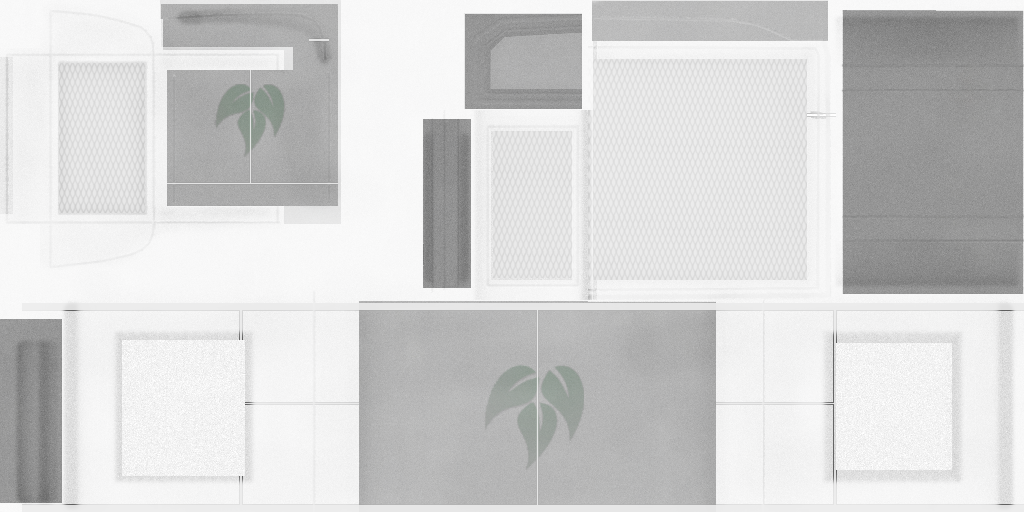
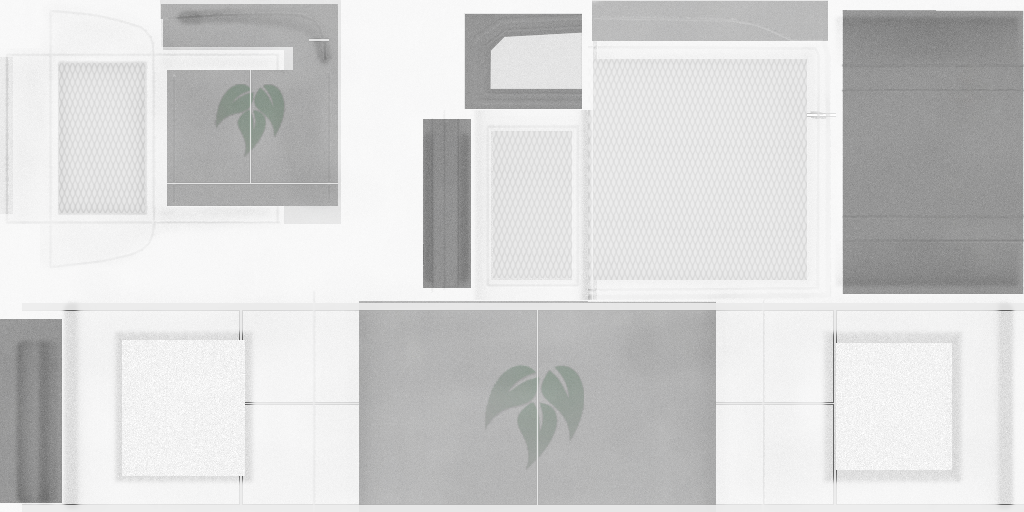
Layer changes from the first 1024×512 image to the second:
painted on "LifeSupport.png" over [490, 32, 582, 89]
